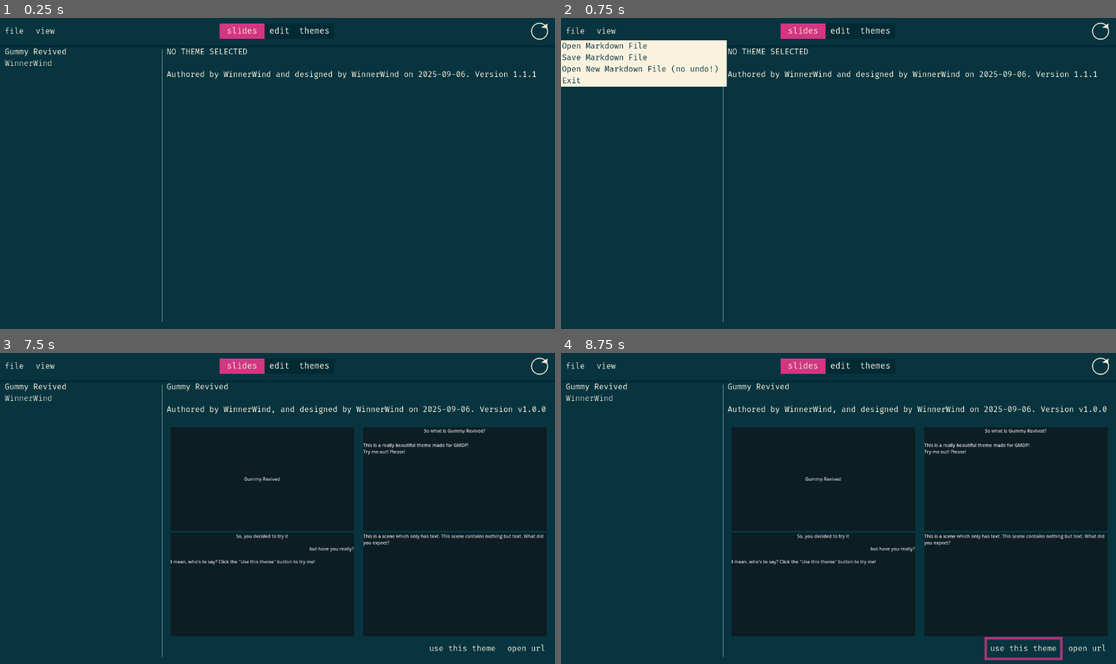
Above: before the commit, frames 1-4 (two rows, left to right).
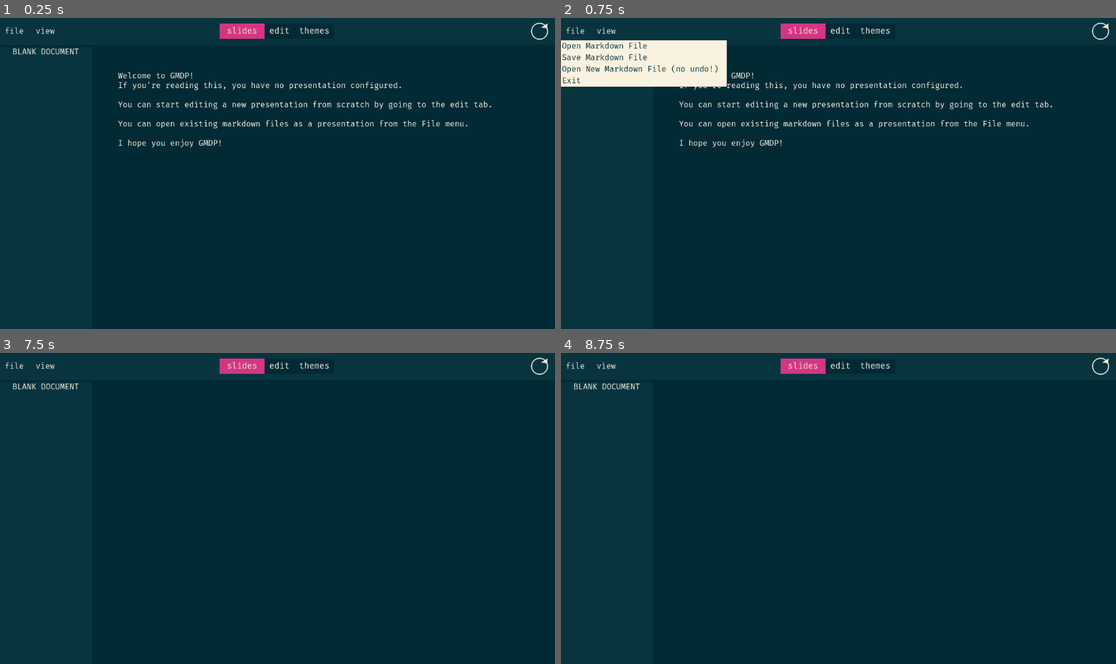
Above: after the commit, the same moments.

Repository: WinnerWind/gmdp
Game: Godot game, scene res://scenes/main.tscn
Two runs of this game, one before a commit and one after it. Both use one fixed random seed, a clock stepped at 60 frames per second and the inputs below. The project has no main scene, so this scene is started directly.
Inputs (mouse positions are in pixels of both pictures, inside the frame that each line leads up to):
- Up to frame 1 (0.25 s): no input
- Up to frame 2 (0.75 s): click "file" at 0.5 s
- Up to frame 3 (7.5 s): click "view" at 1.25 s; click (538, 365) at 2 s; click "file" at 2.75 s; click "view" at 3.5 s; click (538, 365) at 4.25 s; click "file" at 5 s; click "view" at 5.75 s; click (538, 365) at 6.5 s; tap Enter at 7.25 s; move the mouse to (83, 393) at 7.27 s; hold Right (Next Page) from 7.28 s (still down); click (83, 393) at 7.42 s
- Up to frame 4 (8.75 s): release Right (Next Page) at 8 s; click (1021, 648) at 8 s, where only the run before the commit has a clickable "use this theme"

The runs differ from the first frame. In frame 1, 2.6% of the frame differs, in the area x 0-97%, y 9-98%; in frame 2, 2.2%; in frame 3, 2.3%; in frame 4, 2.7%, in the area x 0-99%, y 9-99%.

Commit message:
Theme manager changes

Diff:
--- a/scenes/main.tscn
+++ b/scenes/main.tscn
@@ -106,7 +106,6 @@
 expand_icon = true
 
 [node name="Slides View" type="HBoxContainer" parent="NavSorter"]
-visible = false
 layout_mode = 2
 size_flags_vertical = 3
 
@@ -185,6 +184,7 @@
 fit_content = true
 
 [node name="Themes" type="PanelContainer" parent="NavSorter" node_paths=PackedStringArray("theme_list", "theme_name_label", "theme_by_label", "title_page", "heading_page", "subtitle_page", "text_only_page", "selection_button", "url_button")]
+visible = false
 layout_mode = 2
 size_flags_vertical = 3
 theme_type_variation = &"PanelThemes"
@@ -229,7 +229,8 @@
 layout_mode = 2
 size_flags_vertical = 3
 size_flags_stretch_ratio = 0.1
-text = "Authored by WinnerWind and designed by WinnerWind on 2025-09-06. Version 1.1.1"
+bbcode_enabled = true
+text = "You can add themes here. For more info about themes, visit [url=\"https://winnerwind.in\"]this link[/url]"
 
 [node name="Previews" type="GridContainer" parent="NavSorter/Themes/MarginContainer/Sorter/Info"]
 layout_mode = 2
@@ -287,6 +288,7 @@
 [connection signal="scroll_changed" from="NavSorter/Slides View/Main" to="." method="_on_main_scroll_changed"]
 [connection signal="text_changed" from="NavSorter/Editor Panel/MarginContainer/Sorter/Editor" to="." method="set_text_content"]
 [connection signal="switch_theme_to" from="NavSorter/Themes" to="." method="switch_theme_to"]
+[connection signal="meta_clicked" from="NavSorter/Themes/MarginContainer/Sorter/Info/By" to="NavSorter/Themes" method="open_url_custom"]
 [connection signal="pressed" from="NavSorter/Themes/MarginContainer/Sorter/Info/Buttons/Use" to="NavSorter/Themes" method="use_theme"]
 [connection signal="pressed" from="NavSorter/Themes/MarginContainer/Sorter/Info/Buttons/URL" to="NavSorter/Themes" method="open_url"]
 [connection signal="file_selected" from="NavSorter/Open File Dialog" to="." method="set_file_path"]
--- a/scripts/themes_list.gd
+++ b/scripts/themes_list.gd
@@ -53,7 +53,7 @@
 
 func set_details(theme_name:String, author:String, designed_by:String, version:String, date:String, url:String, heading_scene_path:String, title_scene_path:String, heading_subtitle_scene_path:String, meta_file:String, text_only_scene_path:String):
 	theme_name_label.text = theme_name
-	theme_by_label.text = "Authored by {author}, and designed by {designer} on {date}. Version v{version}".format({
+	theme_by_label.text = "Authored by [b]{author}[/b] and designed by [b]{designer}[/b] on {date}. [i]Version v{version}[/i]".format({
 		"author": author,
 		"designer": designed_by,
 		"version": version,
@@ -95,6 +95,9 @@
 	if not current_url == "":
 		OS.shell_open(current_url)
 
+func open_url_custom(custom_url:String):
+	OS.shell_open(custom_url)
+
 var current_theme_meta_file:String
 signal switch_theme_to(theme_meta_file:String)
 func use_theme():
